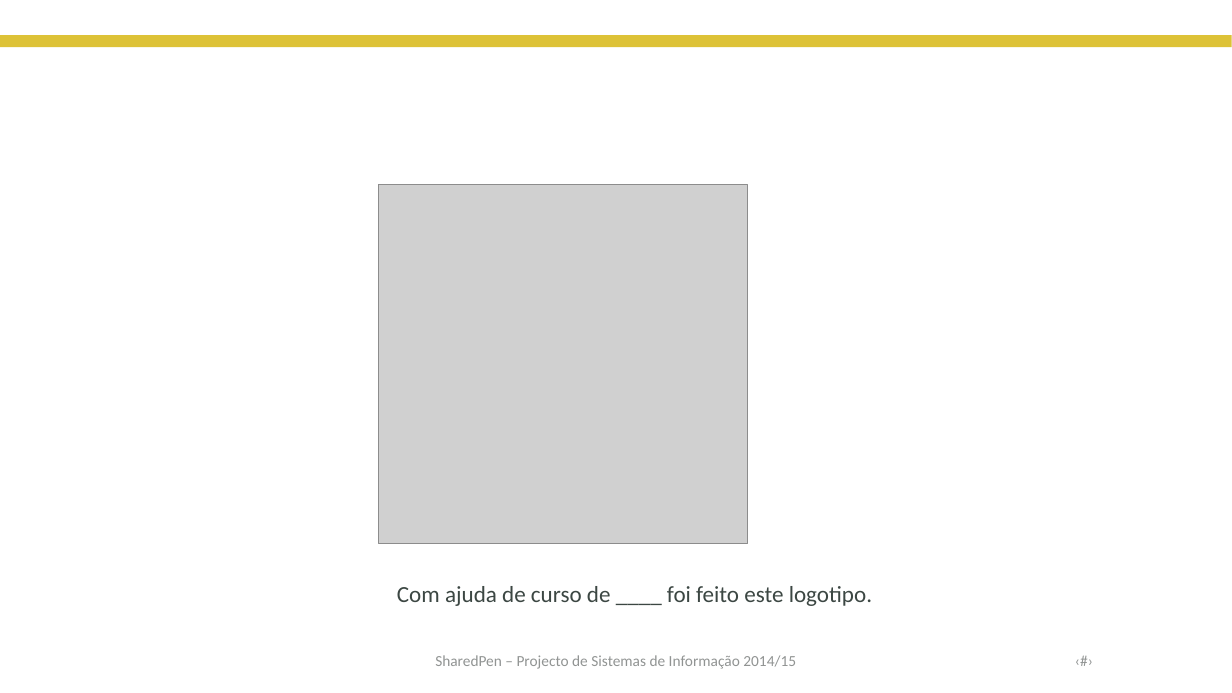
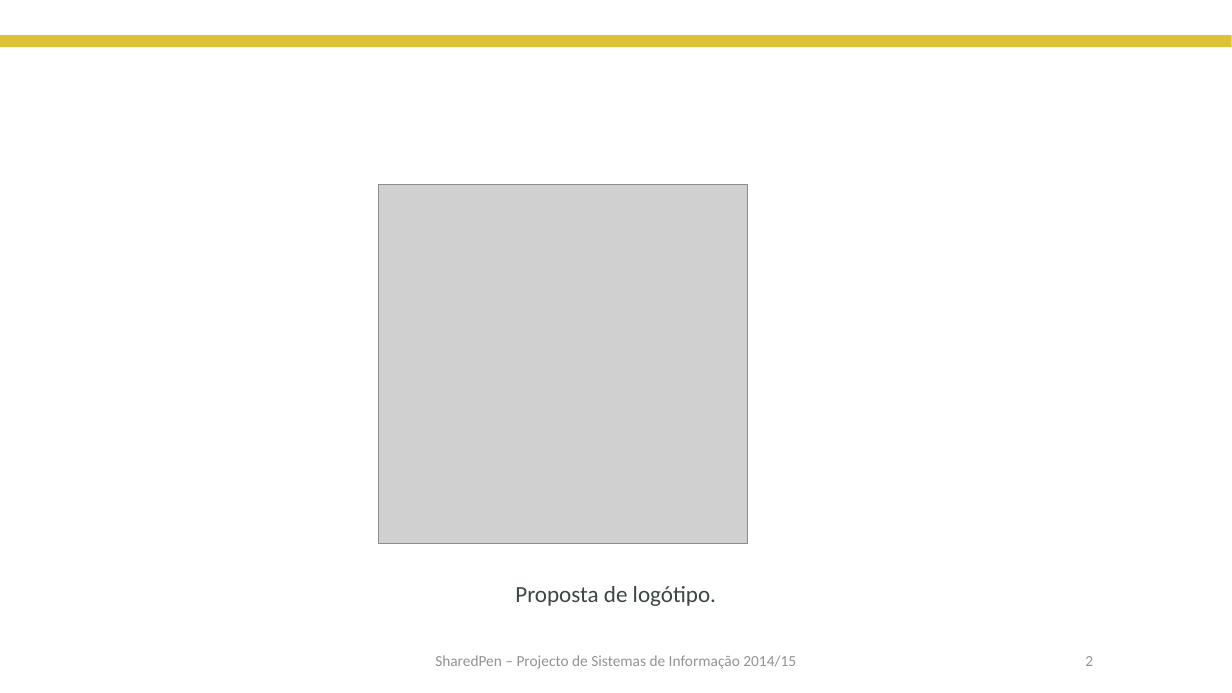
Before and after one commit to claudioRcarvalho/sharedpen_doc, a slide deck: slide 2 of Apresentação_Professoras.pptx. Drawn at 1232x693 pixels with LibreOffice and Linux fonts; fonts in the diff are those of the drawing; grey boxes stand for pictures; background and template pictures are left out. Boxes give left, top, right and bottom in pixels: in the first picture for what was removed or moved away, otherwise in the second. Text is boxed around its words. In the diff, an @@ line names an element or a change of style, - is before the commit and + after.

```diff
--- a/Apresentação_Professoras.pptx
+++ b/Apresentação_Professoras.pptx
@@ text at (515,586,716,606): text changed @@
-Com ajuda de curso de ____ foi feito este logotipo.
+Proposta de logótipo.
@@ text removed at (904,642,1103,679) @@
-‹#›
@@ page number added at (1085,656,1093,666), 12 pt, text #929594 @@
+2
```
Also in this commit, not shown: 9 other slides changed.
